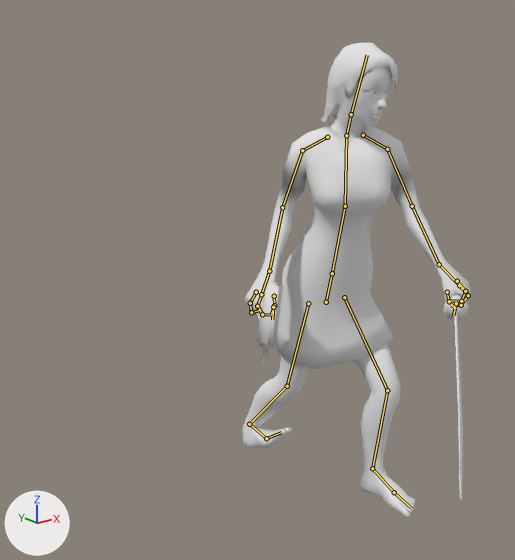
The Blender file Models/LowPlayerModelWeapon.blend, before and after one commit.
Camera for both pictures: a camera (50 mm lens) standing at (-14.67, -14.87, 13.58) and looking at (-4.6, -2.29, 8.55). The axes (+X, +Y, +Z) are drawn at lower left. The lights are the same throughout. Both versions are drawn at frame 7 of the action 'Melee1'; the numbers are the values there. The bones that bend it are drawn over the model as lines.
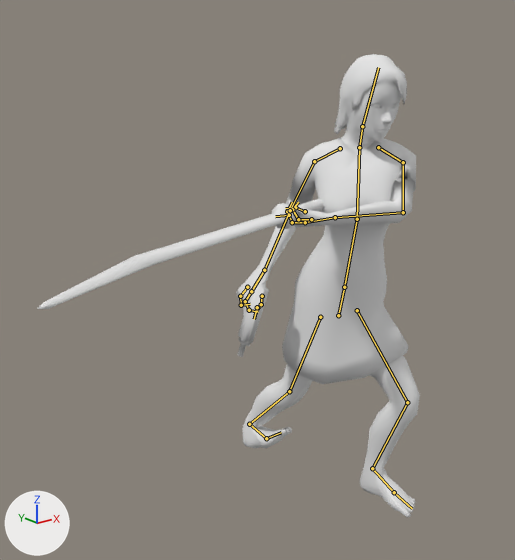
Pixel boxes (x1, y1, x2, y2) of what changed, in the pictures (515 x 560 px):
'Sphere.001', posed (66% wider): before (242, 43, 472, 517); after (37, 54, 420, 517)
bone 'Hips', root to tip: before (326, 302) to (332, 273); after (338, 315) to (344, 287)
bone 'Spine', root to tip: before (332, 273) to (345, 206); after (344, 287) to (357, 219)
bone 'Chest', root to tip: before (345, 206) to (346, 135); after (357, 219) to (359, 147)
bone 'Head', root to tip: before (351, 114) to (367, 55); after (362, 126) to (378, 67)
bone 'Upper Arm.L', root to tip: before (387, 149) to (412, 206); after (403, 162) to (403, 212)
bone 'Lower Arm.L', root to tip: before (412, 206) to (439, 264); after (403, 212) to (335, 217)
bone 'Hand.L', root to tip: before (439, 264) to (459, 285); after (335, 217) to (305, 222)
bone 'Upper Arm.R', root to tip: before (302, 150) to (282, 207); after (314, 161) to (290, 210)

What the commit changed:
Bone 'Hips' (bone_hips) moves from (0.0, -0.47, -0.01) to (0.0, -0.76, 0.53).
Bone 'Spine' (bone_spine) turns from (0, -7, 4) to (0, -11, 6) degrees about its own x, y and z.
Bone 'Chest' (bone_chest) turns from (0, -15, 0) to (0, -24, 0) degrees about its own x, y and z.
Bone 'Head' (bone_head) turns from (1, 11, -4) to (4, 11, -5) degrees about its own x, y and z.
Bone 'Upper Arm.L' (bone_upper_arm_l) turns from (1, -7, -20) to (32, 9, -31) degrees about its own x, y and z.
Bone 'Lower Arm.L' (bone_lower_arm_l) turns from (5, 23, -8) to (29, -25, -79) degrees about its own x, y and z.
Bone 'Hand.L' (bone_hand_l) turns from (-24, 38, -4) to (-34, -17, -10) degrees about its own x, y and z.
Bone 'Upper Arm.R' (bone_upper_arm_r) turns from (1, -2, 26) to (-8, -3, 19) degrees about its own x, y and z.
